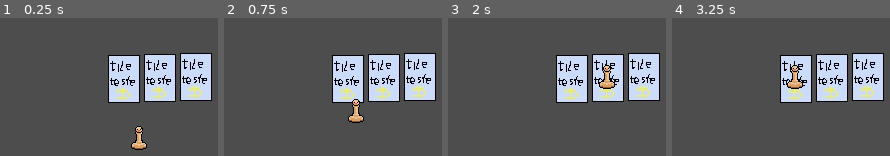
Above: before the commit, frames 1-4 (left to right).
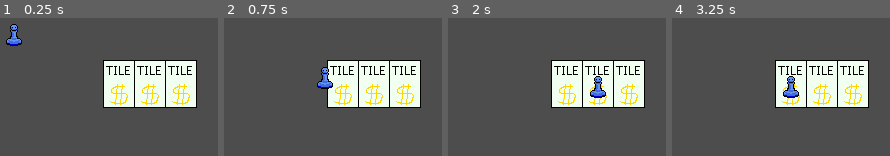
Above: after the commit, the same moments.

Repository: JosueMonteiroUchoaAlves/monopoly-godot
Game: Godot game, scene res://scenes/Root.tscn
Two runs of this game, one before a commit and one after it. Both use one fixed random seed, a clock stepped at 60 frames per second and the inputs below.
Inputs (mouse positions are in pixels of both pictures, inside the frame that each line leads up to):
- Up to frame 1 (0.25 s): no input
- Up to frame 2 (0.75 s): tap Enter at 0.5 s; move the mouse to (outside the picture) at 0.52 s; click (outside the picture) at 0.6 s
- Up to frame 3 (2 s): tap Space at 1.25 s; move the mouse to (546, 142) at 1.27 s; click (546, 142) at 1.35 s
- Up to frame 4 (3.25 s): tap Enter at 2 s; move the mouse to (outside the picture) at 2.02 s; click (outside the picture) at 2.1 s; tap Space at 2.75 s; move the mouse to (outside the picture) at 2.77 s; click (outside the picture) at 2.85 s

The runs differ from the first frame. In frame 1, 20% of the frame differs, in the area x 2-98%, y 4-96%; in frame 2, 20%; in frame 3, 19%; in frame 4, 19%.

Commit message:
Refactor(Entities)     - Each entity (e.g., pawn) now has its own node, simplifying instantiation.     - Smoother animations.     - Parameter names changed to avoid variable name shadowing warnings.

Diff:
--- /dev/null
+++ b/scenes/PlayerNode.gd
@@ -0,0 +1,12 @@
+class_name PlayerNode extends Sprite2D
+
+var player: Player = Player.new("Josue", 100, -1)
+
+# Called when the node enters the scene tree for the first time.
+func _ready() -> void:
+	pass # Replace with function body.
+
+
+# Called every frame. 'delta' is the elapsed time since the previous frame.
+func _process(delta: float) -> void:
+	pass
--- a/scenes/Root.tscn
+++ b/scenes/Root.tscn
@@ -1,36 +1,20 @@
 [gd_scene format=3 uid="uid://br5blphjvkmqv"]
 
-[ext_resource type="Texture2D" uid="uid://dgchphmysaut2" path="res://sprites/Sprite-teste2.jpg" id="1_1bxvr"]
 [ext_resource type="Script" uid="uid://bpjq1y50xjyyf" path="res://scripts/root.gd" id="1_t5xp5"]
-[ext_resource type="Texture2D" uid="uid://dd3uk3onb1ixp" path="res://sprites/Sprite-personagem-edit.png" id="3_mvcll"]
+[ext_resource type="PackedScene" uid="uid://b2isg06fnmy2a" path="res://scenes/tile.tscn" id="2_t5xp5"]
+[ext_resource type="PackedScene" uid="uid://bhaxklaynv8re" path="res://scenes/player.tscn" id="3_mvcll"]
 
 [node name="Root" type="Node2D" unique_id=1973422960]
 script = ExtResource("1_t5xp5")
 
-[node name="TileTesteSprite1" type="Sprite2D" parent="." unique_id=998303176]
-position = Vector2(150, 65)
-texture = ExtResource("1_1bxvr")
+[node name="Tile3" parent="." unique_id=1152571067 instance=ExtResource("2_t5xp5")]
+position = Vector2(207, 70)
 
-[node name="TileTesteSprite2" type="Sprite2D" parent="." unique_id=1736481129]
-position = Vector2(222, 63)
-texture = ExtResource("1_1bxvr")
+[node name="Tile2" parent="." unique_id=1021634027 instance=ExtResource("2_t5xp5")]
+position = Vector2(176, 70)
 
-[node name="TileTesteSprite3" type="Sprite2D" parent="." unique_id=534180883]
-position = Vector2(186, 64)
-texture = ExtResource("1_1bxvr")
+[node name="Tile" parent="." unique_id=1863111443 instance=ExtResource("2_t5xp5")]
+position = Vector2(145, 70)
 
-[node name="TileTesteMarker2D1" type="Marker2D" parent="." unique_id=1551446713]
-position = Vector2(149, 61)
-gizmo_extents = 31.5
-
-[node name="TileTesteMarker2D2" type="Marker2D" parent="." unique_id=114949711]
-position = Vector2(185, 61)
-gizmo_extents = 31.5
-
-[node name="TileTesteMarker2D3" type="Marker2D" parent="." unique_id=1554960105]
-position = Vector2(218, 61)
-gizmo_extents = 31.5
-
-[node name="PersonagemSprite" type="Sprite2D" parent="." unique_id=236290592]
-position = Vector2(165, 122)
-texture = ExtResource("3_mvcll")
+[node name="Player" parent="." unique_id=1879539904 instance=ExtResource("3_mvcll")]
+position = Vector2(40, 18)
--- /dev/null
+++ b/scenes/TileNode.gd
@@ -0,0 +1,12 @@
+class_name TileNode extends Node2D
+
+@onready var marker : Marker2D = $Marker
+
+# Called when the node enters the scene tree for the first time.
+func _ready() -> void:
+	pass # Replace with function body.
+
+
+# Called every frame. 'delta' is the elapsed time since the previous frame.
+func _process(delta: float) -> void:
+	pass
--- /dev/null
+++ b/scenes/player.tscn
@@ -0,0 +1,10 @@
+[gd_scene format=3 uid="uid://bhaxklaynv8re"]
+
+[ext_resource type="Texture2D" uid="uid://ceumeiwbmcrfr" path="res://sprites/Sprite-personagem-blue.png" id="1_4flbx"]
+[ext_resource type="Script" uid="uid://db2qdmq8knf61" path="res://scenes/PlayerNode.gd" id="2_g2els"]
+
+[node name="Player" type="Node2D" unique_id=1879539904]
+
+[node name="Sprite" type="Sprite2D" parent="." unique_id=112671298]
+texture = ExtResource("1_4flbx")
+script = ExtResource("2_g2els")
--- /dev/null
+++ b/scenes/tile.tscn
@@ -0,0 +1,12 @@
+[gd_scene format=3 uid="uid://b2isg06fnmy2a"]
+
+[ext_resource type="Texture2D" uid="uid://cyfg3de7032x8" path="res://sprites/Sprite-Tile.png" id="1_n3f48"]
+[ext_resource type="Script" uid="uid://cyyvt5sfv3mnx" path="res://scenes/TileNode.gd" id="1_ywnoi"]
+
+[node name="Tile" type="Node2D" unique_id=1152571067]
+script = ExtResource("1_ywnoi")
+
+[node name="Marker" type="Marker2D" parent="." unique_id=1548917435]
+
+[node name="Sprite" type="Sprite2D" parent="." unique_id=1051322219]
+texture = ExtResource("1_n3f48")
--- a/scripts/player.gd
+++ b/scripts/player.gd
@@ -7,10 +7,10 @@
 @export var _position: int : get=get_position
 @export var _name: String : get=get_player_name
 
-func _init(name: String, money: int, position: int):
-	_money = money
-	_position = position
-	_name = name
+func _init(nameI: String, moneyI: int, positionI: int):
+	_money = moneyI
+	_position = positionI
+	_name = nameI
 
 func gain_or_spend_money( money: int):
 	_money += money
--- a/scripts/property.gd
+++ b/scripts/property.gd
@@ -5,10 +5,10 @@
 @export var _price: int :  get=get_property_price
 @export var _name: String : get=get_property_name
 
-func _init(name: String, price: int, owner: Player = null):
-	_name = name
-	_price = price
-	_owner = owner
+func _init(nameI: String, priceI: int, ownerI: Player = null):
+	_name = nameI
+	_price = priceI
+	_owner = ownerI
 
 @abstract
 func activate(payer: Player, receiver: Player)
--- a/scripts/root.gd
+++ b/scripts/root.gd
@@ -1,7 +1,7 @@
-extends Node2D
+class_name root extends Node2D
 
-@onready var personagem: Sprite2D = $PersonagemSprite
-@onready var positions: Array[Marker2D] = [$TileTesteMarker2D1, $TileTesteMarker2D2,$TileTesteMarker2D3]
+@onready var personagem: Node2D = $Player
+@onready var Tiles: Array[TileNode] = [$Tile,$Tile2,$Tile3]
 
 var nActions:int = -1
 
@@ -11,7 +11,13 @@
 
 		# A funcao tween faz transicao suave entre posicoes
 		var tween = create_tween()
-		tween.tween_property(personagem,"position", positions[nActions].position, 0.3)
+		tween.set_trans(Tween.TRANS_CIRC)
+		tween.set_ease(Tween.EASE_OUT)
+
+		# temos que usar global_position ao inves de apenas position,
+		# pois ele retornaria a posicao apenas em relacao ao pai direto dele (Que eh Tile, nao root	)
+		var destino: Vector2 = Tiles[nActions].marker.global_position
+		tween.tween_property(personagem,"position", destino, 0.3)
 
 func _ready() -> void:
 	print("Debug Logs")
Not shown, added: scenes/PlayerNode.gd.uid
Not shown, added: scenes/TileNode.gd.uid
Binary file added: sprites/Sprite-Tile.ase
Binary file added: sprites/Sprite-Tile.png
Not shown, changed: sprites/Sprite-Tile.png.import
Binary file added: sprites/Sprite-personagem-blue.ase
Binary file added: sprites/Sprite-personagem-blue.png
Not shown, added: sprites/Sprite-personagem-blue.png.import
Binary file removed: sprites/Sprite-personagem-edit.ase
Binary file added: sprites/Sprite-personagem-red.ase
Binary file added: sprites/Sprite-personagem-red.png
Not shown, added: sprites/Sprite-personagem-red.png.import
(and 1 more such lines)
